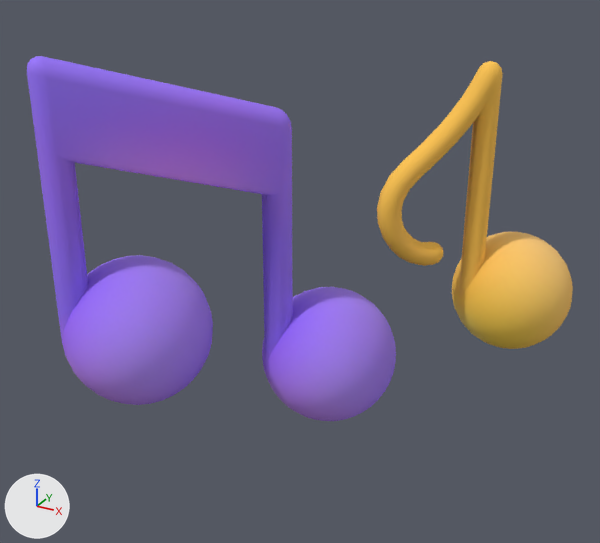
Renders of the FBX model Assets/DongXiao/Model/yinfu/fbx/yinfu.FBX from each side of a commit.
One viewpoint serves both versions: a camera (50 mm lens) standing at (0.473, -0.867, 0.451) and looking at (0.001, -0.009, 0.022). Arrows for +X, +Y and +Z are at lower left; the lights stay in place. Both versions are drawn at frame 12 of the action 'Take 001'; the numbers are the values there.

Names of what the first picture shows: 'yifu_huang', 'yifu_zi'.
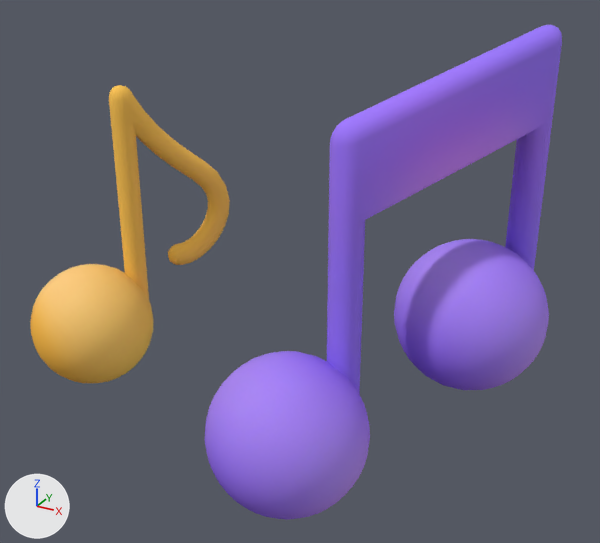
Pixel boxes [x1, y1, x2, y2] of what changed, in the pictures (600 x 543 px):
'yifu_zi', moved, turned: before [27, 56, 396, 421]; after [205, 25, 562, 520]
'yifu_huang', moved, turned: before [377, 61, 573, 349]; after [30, 85, 230, 383]

Diff of the bpy script that builds the scene:
```diff
--- a/Assets/DongXiao/Model/yinfu/fbx/yinfu.FBX.py
+++ b/Assets/DongXiao/Model/yinfu/fbx/yinfu.FBX.py
@@ ob_yifu_huang @@
 ob_yifu_huang = bpy.data.objects.new('yifu_huang', me_mesh)
-ob_yifu_huang.location = (0.0, 0.0, 0.0)
-ob_yifu_huang.rotation_euler = (0.0, 0.0, -2.279)  # degrees (0, 0, -131)
+ob_yifu_huang.location = (0.0, 0.0, -0.031)
+ob_yifu_huang.rotation_euler = (0.0, 0.0, 1.031)  # degrees (0, 0, 59)
 ob_yifu_huang.scale = (0.01, 0.01, 0.01)
@@ ob_yifu_zi @@
 ob_yifu_zi = bpy.data.objects.new('yifu_zi', me_mesh_001)
-ob_yifu_zi.location = (0.0, 0.0, 0.0)
-ob_yifu_zi.rotation_euler = (0.0, 0.0, -2.279)  # degrees (0, 0, -131)
+ob_yifu_zi.location = (0.0, 0.0, 0.027)
+ob_yifu_zi.rotation_euler = (0.0, 0.0, 1.031)  # degrees (0, 0, 59)
 ob_yifu_zi.scale = (0.01, 0.01, 0.01)
```
